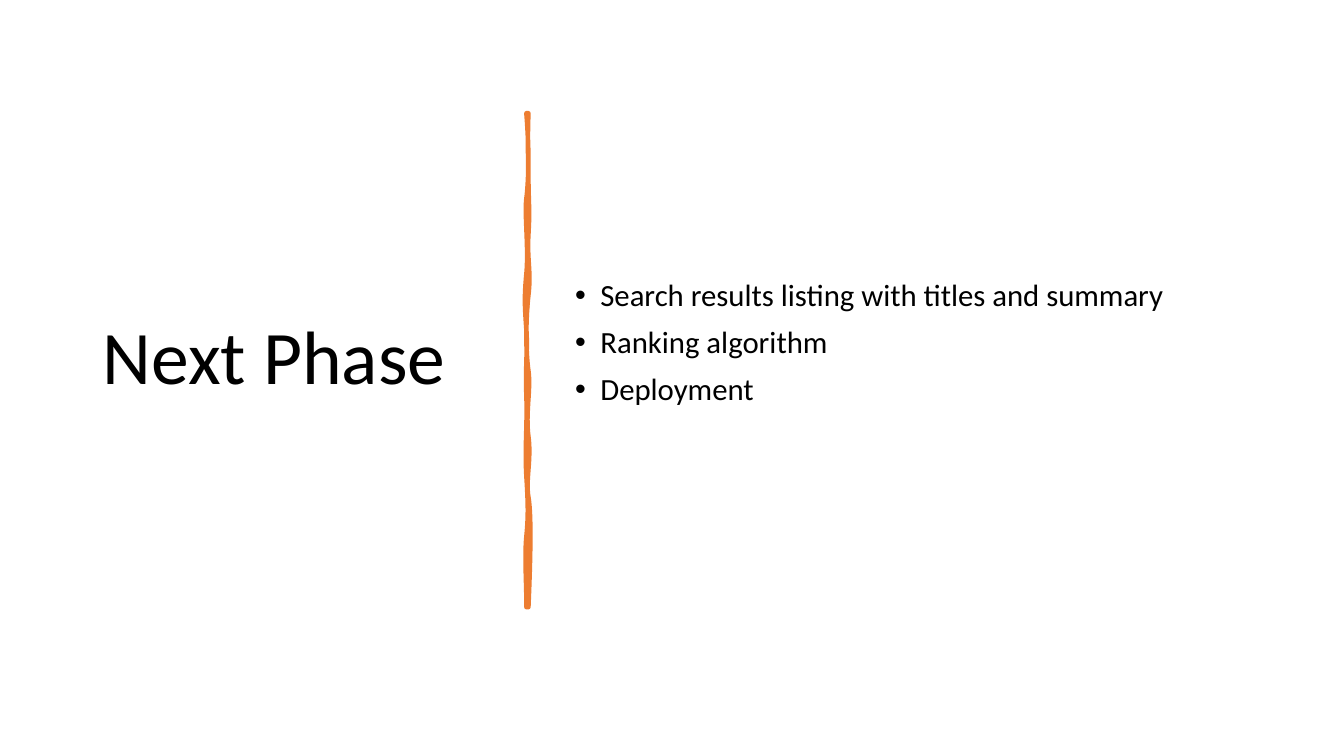
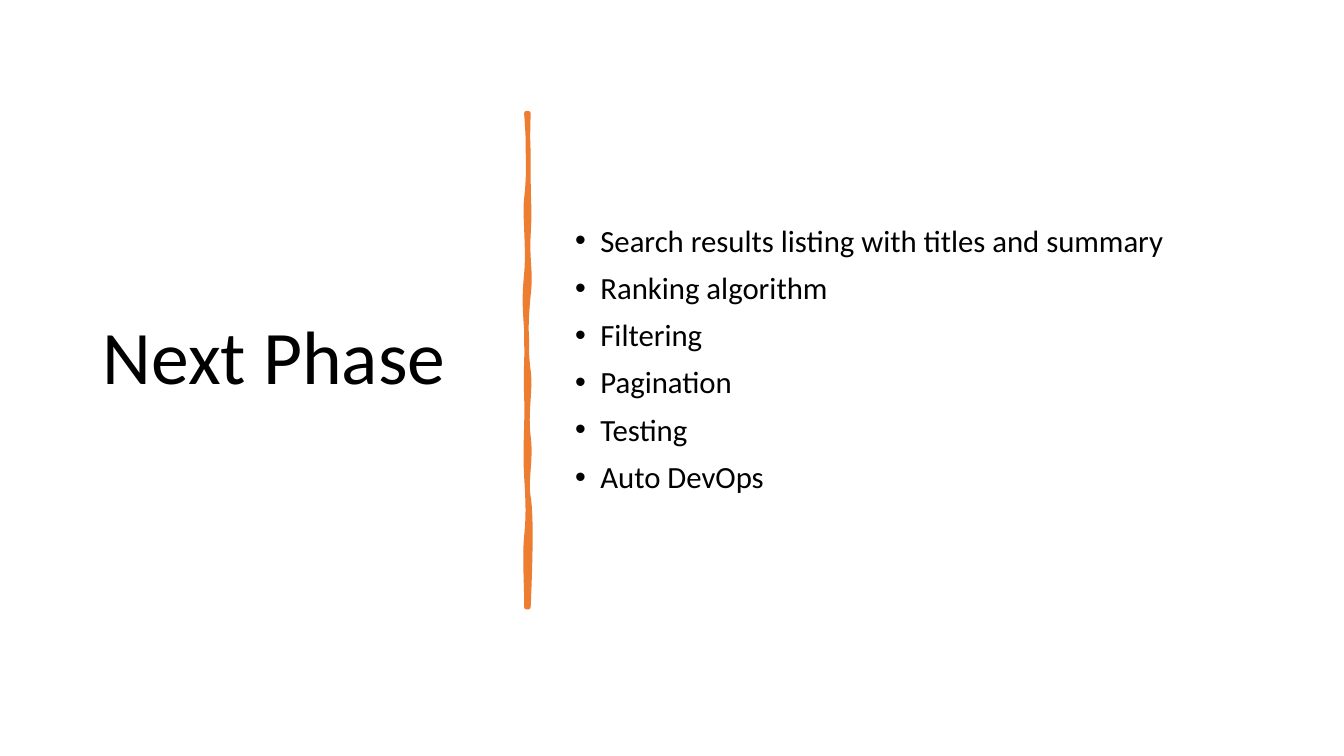
Before and after one commit to sukumar-varma/SearchEngine, a slide deck: slide 17 of docs/interim_project_1.pptx (slide 18 before the commit). Drawn at 1344x756 pixels with LibreOffice and Linux fonts; fonts in the diff are those of the drawing. Boxes give left, top, right and bottom in pixels: in the first picture for what was removed or moved away, otherwise in the second. Text is boxed around its words. In the diff, an @@ line names an element or a change of style, - is before the commit and + after.

```diff
--- a/docs/interim_project_1.pptx
+++ b/docs/interim_project_1.pptx
@@ text at <box>600,324,763,493</box>: text changed @@
-• Deployment
+• Filtering
+• Pagination
+• Testing
+• Auto DevOps
```
Also in this commit, not shown: 2 other slides changed, 1 slide added, 2 slides removed, 14 other files.
